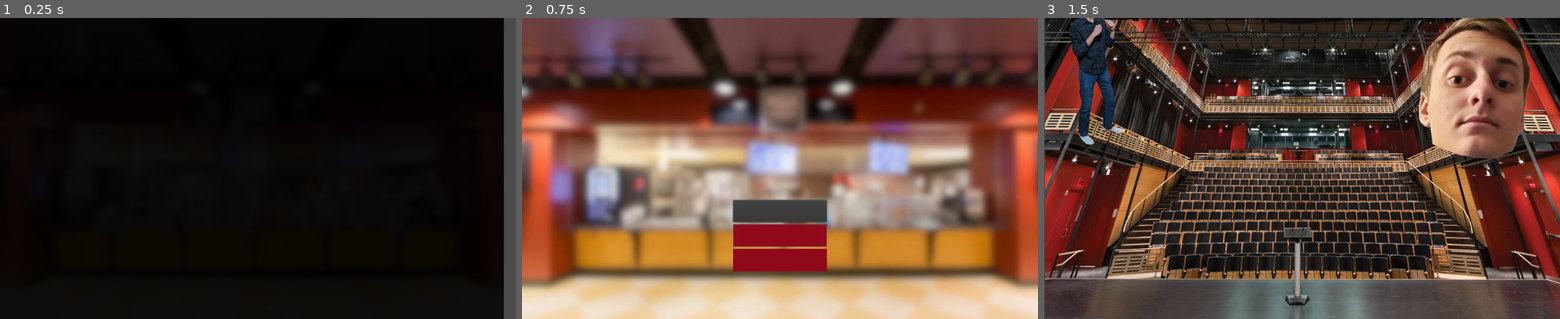
Above: before the commit, frames 1-3 (left to right).
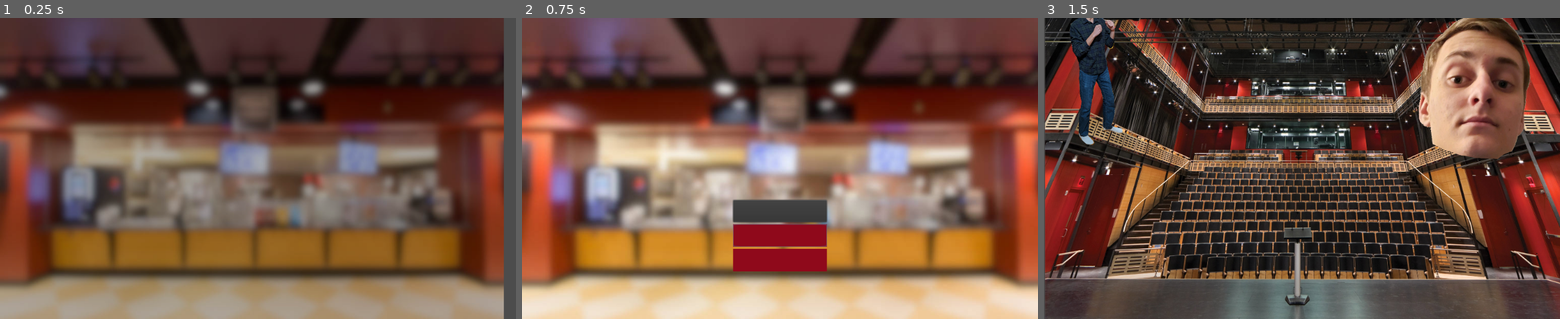
Above: after the commit, the same moments.

Repository: Apexal/wrathskeller
Game: Godot game, scene res://src/scenes/title_scroll/TitleScroll.tscn
The game is run twice, just before and just after one commit, with the same random seed, the same clock (stepped at 60 frames per second) and the same inputs.
Inputs (mouse positions are in pixels of both pictures, inside the frame that each line leads up to):
- Up to frame 1 (0.25 s): no input
- Up to frame 2 (0.75 s): tap Enter at 0.5 s; move the mouse to (893, 153) at 0.52 s
- Up to frame 3 (1.5 s): click "Training" at 1.25 s

The runs differ from the first frame. In frame 1, 94% of the frame differs, in the area x 0-98%, y 0-100%; in frame 2, nothing differs; in frame 3, nothing differs.

Commit message:
Fade out
Fades out however it takes too long sometimes, can be optimized.

Diff:
--- a/src/scenes/title_scroll/TitleScroll.gd
+++ b/src/scenes/title_scroll/TitleScroll.gd
@@ -11,7 +11,6 @@
 
 func _ready():
 	animation.play("Fade in")
-	#animation.play_backwards("Fade in")
 
 func _physics_process(delta):
 	"""With every tick, move the label up by speed. If it is off screen, continue to next scene."""
@@ -19,8 +18,11 @@
 	label.rect_position = Vector2(label.rect_position.x, label.rect_position.y - speed * delta)
 
 	# If label is off screen, it is done
-	if label.margin_bottom < 0:
-		_change_scene()
+	print(label.margin_bottom)
+	if label.margin_bottom < 27000:
+		# add bool var to work this section
+		animation.play_backwards("Fade in")
+		print("hi :)")
 
 func _input(event):
 	"""If there is any input, end the scroll and go to the next scene."""
--- a/src/scenes/title_scroll/TitleScroll.tscn
+++ b/src/scenes/title_scroll/TitleScroll.tscn
@@ -18,6 +18,36 @@
 "transitions": PoolRealArray( 1, 1 ),
 "update": 0,
 "values": [ Color( 0, 0, 0, 1 ), Color( 0.772549, 0.772549, 0.772549, 1 ) ]
+}
+
+[sub_resource type="Animation" id=3]
+resource_name = "Fade out"
+length = 3.0
+tracks/0/type = "value"
+tracks/0/path = NodePath(".:modulate")
+tracks/0/interp = 1
+tracks/0/loop_wrap = true
+tracks/0/imported = false
+tracks/0/enabled = true
+tracks/0/keys = {
+"times": PoolRealArray( 0, 3 ),
+"transitions": PoolRealArray( 1, 1 ),
+"update": 0,
+"values": [ Color( 0.772549, 0.772549, 0.772549, 1 ), Color( 0, 0, 0, 1 ) ]
+}
+tracks/1/type = "method"
+tracks/1/path = NodePath(".")
+tracks/1/interp = 1
+tracks/1/loop_wrap = true
+tracks/1/imported = false
+tracks/1/enabled = true
+tracks/1/keys = {
+"times": PoolRealArray( 3.1 ),
+"transitions": PoolRealArray( 1 ),
+"values": [ {
+"args": [  ],
+"method": "_change_scene"
+} ]
 }
 
 [sub_resource type="Animation" id=2]
@@ -83,4 +113,5 @@
 
 [node name="AnimationPlayer" type="AnimationPlayer" parent="."]
 "anims/Fade in" = SubResource( 1 )
+"anims/Fade out" = SubResource( 3 )
 anims/RESET = SubResource( 2 )
Not shown: 1 places in src/scenes/title_scroll/TitleScroll.tscn that only renumber resources
